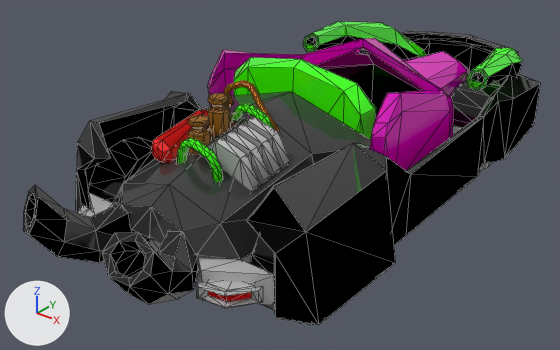
The FBX model Assets/Models/car/car-parsche-sport-green_12.fbx: old version first, new version second.
Both versions are drawn from a 50 mm camera at (1.82, -2.73, 1.68) aimed at (-0.13, -0.28, 0.17). The lights are fixed; the arrows at lower left show +X, +Y and +Z. Mesh edges are drawn as thin lines. Where no turn or scale is listed for an object, it has been applied to the vertices. Vertices at the same position are counted once.

Script lines for the objects in view, before the commit:
```python
me_mesh = bpy.data.meshes.new('Mesh')
me_mesh.from_pydata(...)  # 1151 vertices, 2167 faces; spans x -0.63..0.63, y -1.52..1.41, z 0.12..0.74
me_mesh.materials.append(mat_material__35)  # grey #bcbcbc
me_mesh.materials.append(mat_material__36)  # pink #e900c4
me_mesh.materials.append(mat_material__37)  # black #383838
me_mesh.materials.append(mat_material__38)  # green #3bfe00
me_mesh.materials.append(mat_material__39)  # black #000000
me_mesh.materials.append(mat_material__40)  # red #ff0000
me_mesh.materials.append(mat_multimat_0_slot__7)  # red #ff0000
me_mesh.materials.append(mat_multimat_0_slot__8)  # orange #fc8f00
me_mesh.materials.append(mat_multimat_0_slot__9)  # brown #976000
me_mesh_004 = bpy.data.meshes.new('Mesh.004')
me_mesh_004.from_pydata(...)  # 64 vertices, 124 faces; spans x -0.088..0.088, y -0.212..0.212, z -0.212..0.212
me_mesh_004.materials.append(mat_material__39)  # black #000000
me_mesh_005 = bpy.data.meshes.new('Mesh.005')
me_mesh_005.from_pydata(...)  # 64 vertices, 124 faces; spans x -0.088..0.088, y -0.212..0.212, z -0.212..0.212
me_mesh_005.materials.append(mat_material__39)  # black #000000
ob_car_parsche_sport_green_12 = bpy.data.objects.new('car-parsche-sport-green_12', me_mesh)
ob_car_parsche_sport_green_12.location = (0.0, 0.0, 0.0)
ob_wheel_3 = bpy.data.objects.new('wheel_3', me_mesh_005)
ob_wheel_3.location = (-0.429, -0.836, 0.212)
ob_wheel_4 = bpy.data.objects.new('wheel_4', me_mesh_004)
ob_wheel_4.location = (0.429, -0.836, 0.212)
# also in view: 'wheel_2' at (0.33, 0.7, 0.21)
```
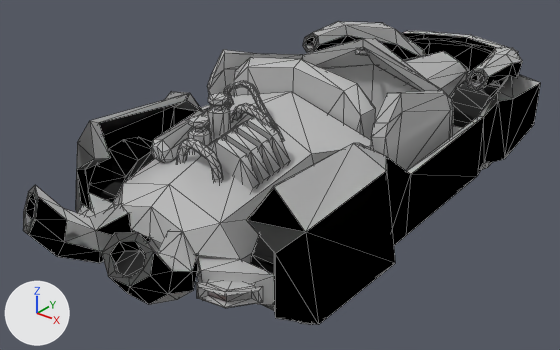
What the commit changed:
me_mesh is used by ob_car_parsche_sport_green_12; location (0.0, 0.0, 0.0).
me_mesh had 1151 vertices, 2167 faces and spanned x -0.63..0.63, y -1.52..1.41, z 0.12..0.74.
me_mesh now has 1163 vertices, 2173 faces and spans x -0.63..0.63, y -1.52..1.41, z 0.12..0.74.
Part 1, on me_mesh:
2 vertices are removed from x -0.01..0.01, y 0.1, z 0.67..0.68.
22 faces are deleted.
14 vertices are added at x -0.01..0.4, y -0.65..0.23, z 0.28..0.69.
28 new faces join them.
me_mesh part 2: 126 faces spanning x -0.46..0.46, y -0.43..1.22, z 0.28..0.72 switch from mat_material__36 (pink #e900c4) to mat_material__35 (grey #bcbcbc).
me_mesh part 3: 580 faces spanning x -0.63..0.63, y -1.52..1.41, z 0.12..0.69 switch from mat_material__37 (black #383838) to mat_material__35 (grey #bcbcbc).
me_mesh part 4: 478 faces spanning x -0.51..0.51, y -0.98..1.11, z 0.27..0.74 switch from mat_material__38 (green #3bfe00) to mat_material__35 (grey #bcbcbc).
me_mesh part 5: 28 faces spanning x -0.49..0.49, y -1.48..0.45, z 0.28..0.6 switch from mat_material__39 (black #000000) to mat_material__35 (grey #bcbcbc).
me_mesh part 6: 8 faces spanning x -0.42..0.42, y -1.21..-1.13, z 0.21..0.24 switch from mat_material__40 (red #ff0000) to mat_material__35 (grey #bcbcbc).
me_mesh part 7: 94 faces spanning x -0.22..-0.11, y -0.98..-0.62, z 0.45..0.6 switch from mat_multimat_0_slot__7 (red #ff0000) to mat_material__35 (grey #bcbcbc).
me_mesh part 8: 340 faces spanning x -0.18..0.14, y -0.65..-0.58, z 0.55..0.73 switch from mat_multimat_0_slot__8 (orange #fc8f00) to mat_material__35 (grey #bcbcbc).
me_mesh part 9: 150 faces spanning x -0.09..-0.01, y -0.9..-0.71, z 0.4..0.69 switch from mat_multimat_0_slot__9 (brown #976000) to mat_material__35 (grey #bcbcbc).

Boxes (x1, y1, x2, y2) around the edits, measured in the pictures (560 x 350 px; the box of a moved part takes in the faces that stretch with it):
part 1 of me_mesh, moved or reshaped: before (278, 47, 442, 132); after (278, 47, 442, 141)
part 2 of me_mesh, recoloured (pink to grey): (208, 38, 470, 171) in both
part 3 of me_mesh, recoloured: (23, 31, 540, 314) in both
part 4 of me_mesh, recoloured (green to grey): (177, 21, 523, 182) in both
part 5 of me_mesh, recoloured (black to grey): (116, 38, 484, 277) in both
part 6 of me_mesh, recoloured (red to grey): (208, 291, 251, 302) in both
part 7 of me_mesh, recoloured (red to grey): (151, 110, 209, 163) in both
part 8 of me_mesh, recoloured (brown to grey): (224, 80, 279, 131) in both
part 9 of me_mesh, recoloured (brown to grey): (188, 93, 231, 154) in both
